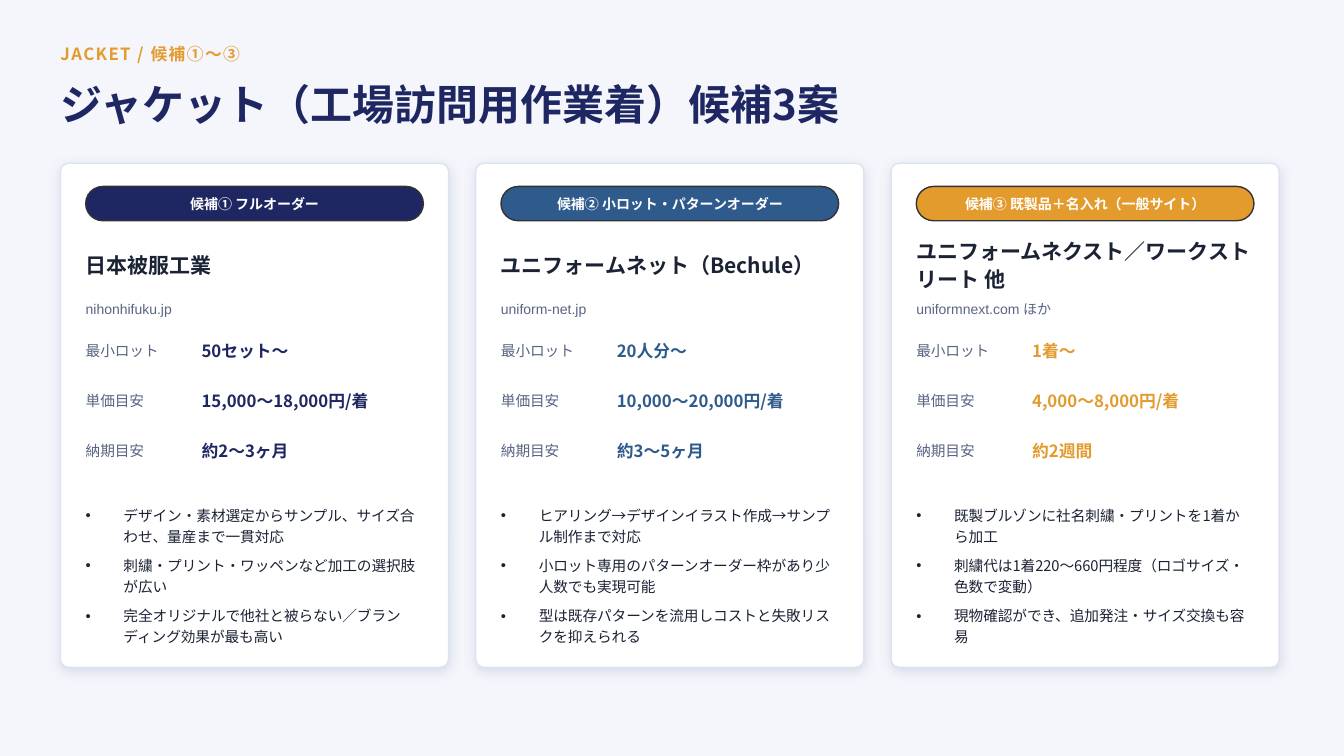
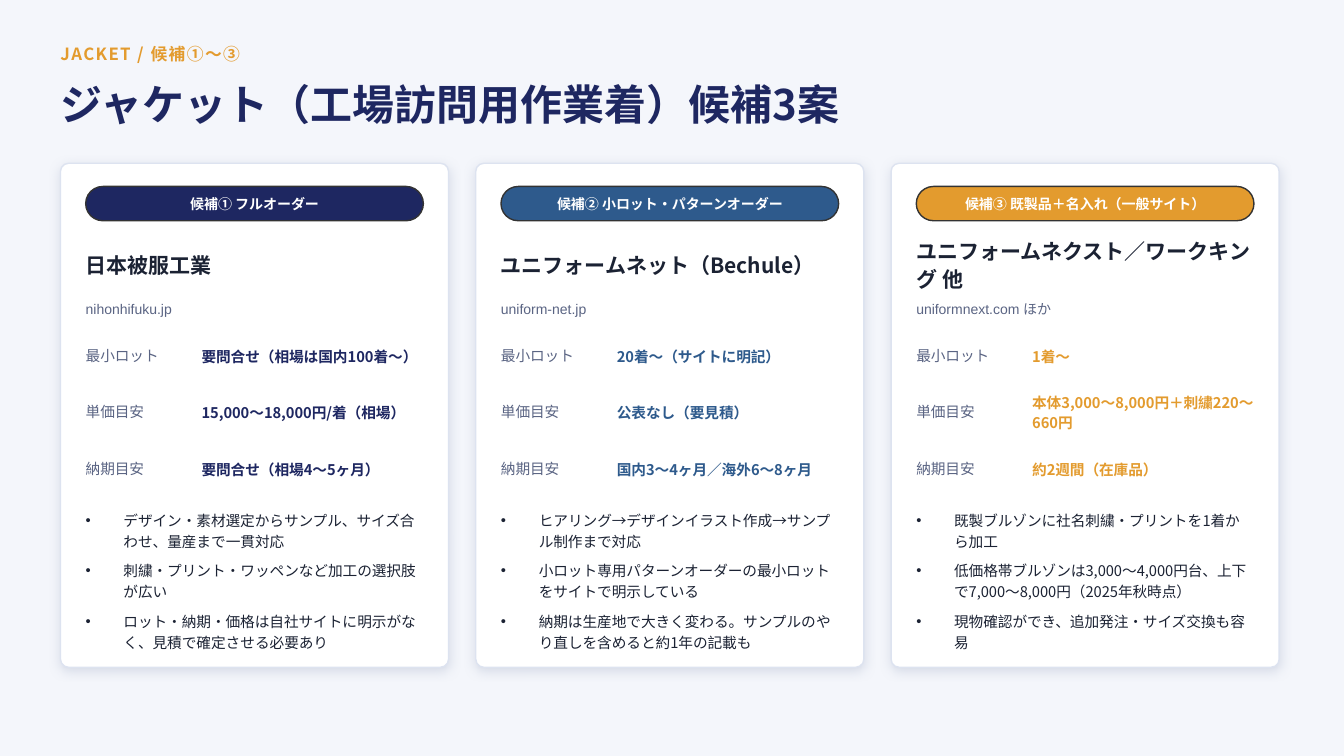
Before and after one commit to sou16hattori-rgb/claudecode_test, a slide deck: slide 4 of docs/工場ユニフォーム検討資料.pptx. Drawn at 1344x756 pixels with LibreOffice and Linux fonts; fonts in the diff are those of the drawing. Boxes give left, top, right and bottom in pixels: in the first picture for what was removed or moved away, otherwise in the second. Text is boxed around its words. In the diff, an @@ line names an element or a change of style, - is before the commit and + after.

```diff
--- a/docs/工場ユニフォーム検討資料.pptx
+++ b/docs/工場ユニフォーム検討資料.pptx
@@ text at (916,241,1250,289): text changed @@
-ユニフォームネクスト／ワークストリート 他
+ユニフォームネクスト／ワークキング 他
@@ text "最小ロット": place and size @@
-text "最小ロット" at (86,344,159,357)
+text "最小ロット" at (86,349,159,362)
@@ text at (202,349,418,364): text changed; size 12 to 10.5 pt @@
-50セット〜
+要問合せ（相場は国内100着〜）
@@ text "最小ロット": place and size @@
-text "最小ロット" at (501,344,574,357)
+text "最小ロット" at (501,349,574,362)
@@ text at (617,349,780,364): text changed; size 12 to 10.5 pt @@
-20人分〜
+20着〜（サイトに明記）
@@ text "最小ロット": place and size @@
-text "最小ロット" at (916,344,989,357)
+text "最小ロット" at (916,349,989,362)
@@ text "1着〜" at (1032,349,1070,364): size 12 to 10.5 pt; line spacing 1 to 14pt @@
@@ text "単価目安": place and size @@
-text "単価目安" at (86,394,144,407)
+text "単価目安" at (86,405,144,418)
@@ text "単価目安": place and size @@
-text "単価目安" at (501,394,559,407)
+text "単価目安" at (501,405,559,418)
@@ text "単価目安": place and size @@
-text "単価目安" at (916,394,974,407)
+text "単価目安" at (916,405,974,418)
@@ text at (202,405,406,421): text changed; size 12 to 10.5 pt @@
-15,000〜18,000円/着
+15,000〜18,000円/着（相場）
@@ text at (617,405,748,420): text changed; size 12 to 10.5 pt @@
-10,000〜20,000円/着
+公表なし（要見積）
@@ text at (1032,395,1253,430): text changed; size 12 to 10.5 pt @@
-4,000〜8,000円/着
+本体3,000〜8,000円＋刺繍220〜660円
@@ text "納期目安": place and size @@
-text "納期目安" at (86,443,144,457)
+text "納期目安" at (86,461,144,475)
@@ text "納期目安": place and size @@
-text "納期目安" at (501,444,559,457)
+text "納期目安" at (501,462,559,475)
@@ text "納期目安": place and size @@
-text "納期目安" at (916,443,974,457)
+text "納期目安" at (916,461,974,475)
@@ text at (202,462,380,477): text changed; size 12 to 10.5 pt @@
-約2〜3ヶ月
+要問合せ（相場4〜5ヶ月）
@@ text at (617,462,812,477): text changed; size 12 to 10.5 pt @@
-約3〜5ヶ月
+国内3〜4ヶ月／海外6〜8ヶ月
@@ text at (1032,462,1157,477): text changed; size 12 to 10.5 pt @@
-約2週間
+約2週間（在庫品）
@@ text at (539,563,831,649): text changed @@
-• 小ロット専用のパターンオーダー枠があり少人数でも実現可能
-• 型は既存パターンを流用しコストと失敗リスクを抑えられる
+• 小ロット専用パターンオーダーの最小ロットをサイトで明示している
+• 納期は生産地で大きく変わる。サンプルのやり直しを含めると約1年の記載も
@@ text at (954,563,1246,600): text changed @@
-• 刺繍代は1着220〜660円程度（ロゴサイズ・色数で変動）
+• 低価格帯ブルゾンは3,000〜4,000円台、上下で7,000〜8,000円（2025年秋時点）
@@ text at (123,614,415,649): text changed @@
-• 完全オリジナルで他社と被らない／ブランディング効果が最も高い
+• ロット・納期・価格は自社サイトに明示がなく、見積で確定させる必要あり
```
Also in this commit, not shown: 6 other slides changed, 1 slide added, 2 other files.
